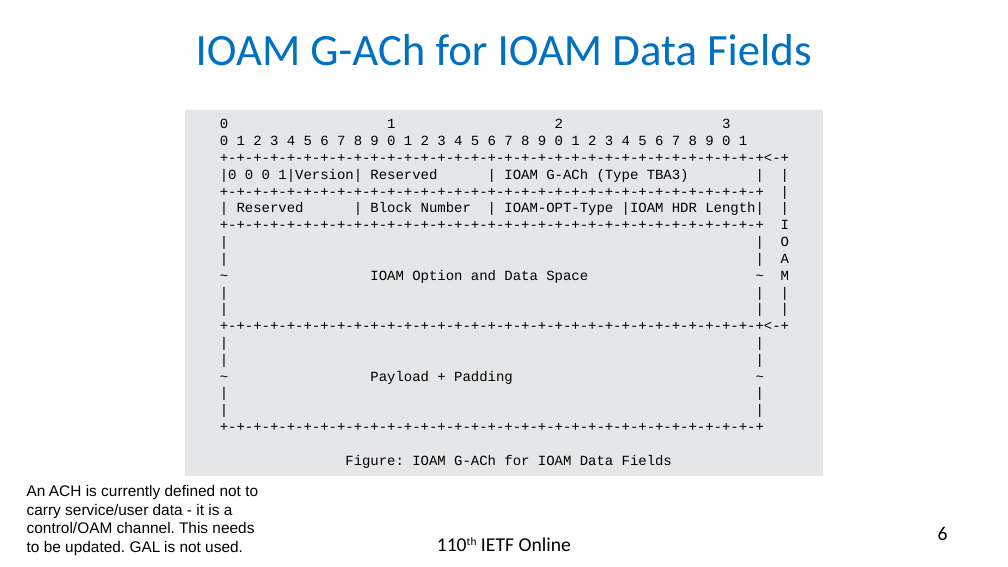
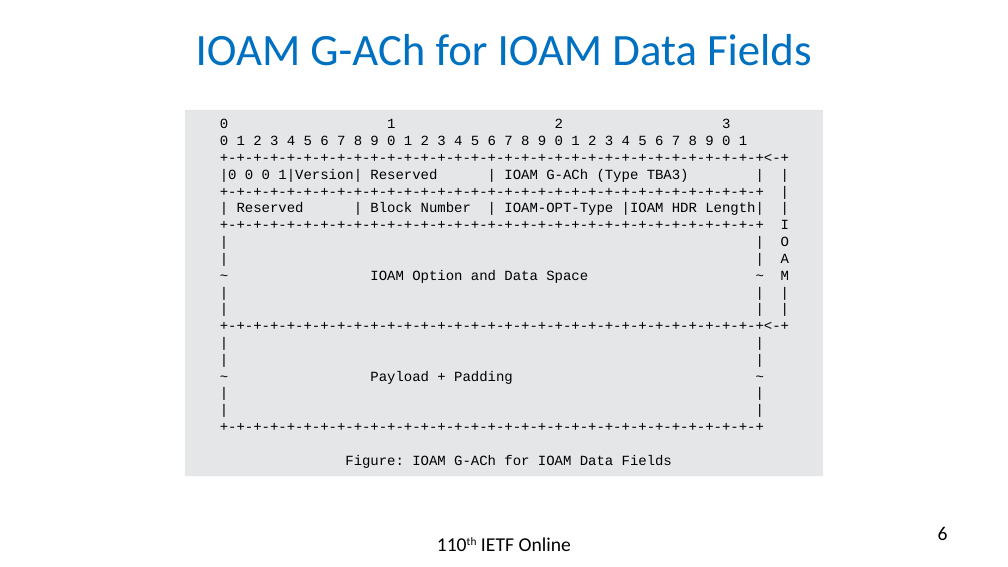
Before and after one commit to rakgandhi/ietf-slides, a slide deck: slide 6 of draft-gandhi-mpls-ioam-sr-06.pptx. Drawn at 1008x567 pixels with LibreOffice and Linux fonts; fonts in the diff are those of the drawing. Boxes give left, top, right and bottom in pixels: in the first picture for what was removed or moved away, otherwise in the second. Text is boxed around its words. In the diff, an @@ line names an element or a change of style, - is before the commit and + after.

```diff
--- a/draft-gandhi-mpls-ioam-sr-06.pptx
+++ b/draft-gandhi-mpls-ioam-sr-06.pptx
@@ text removed at (x1=27, y1=485, x2=258, y2=555) @@
-An ACH is currently defined not to carry service/user data - it is a control/OAM channel. This needs to be updated. GAL is not used.
```
Also in this commit, not shown: 4 other slides changed, 1 other file.
